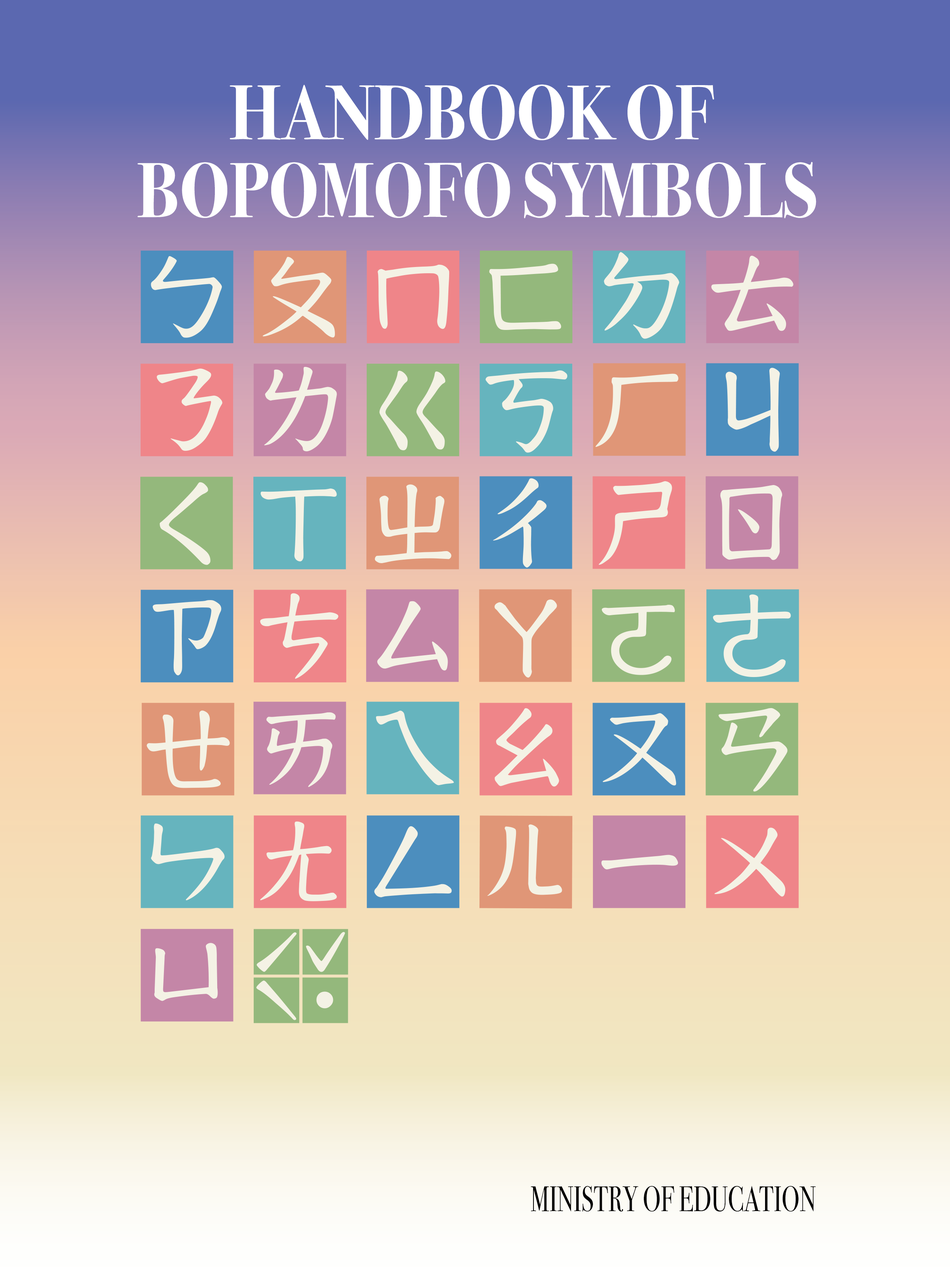
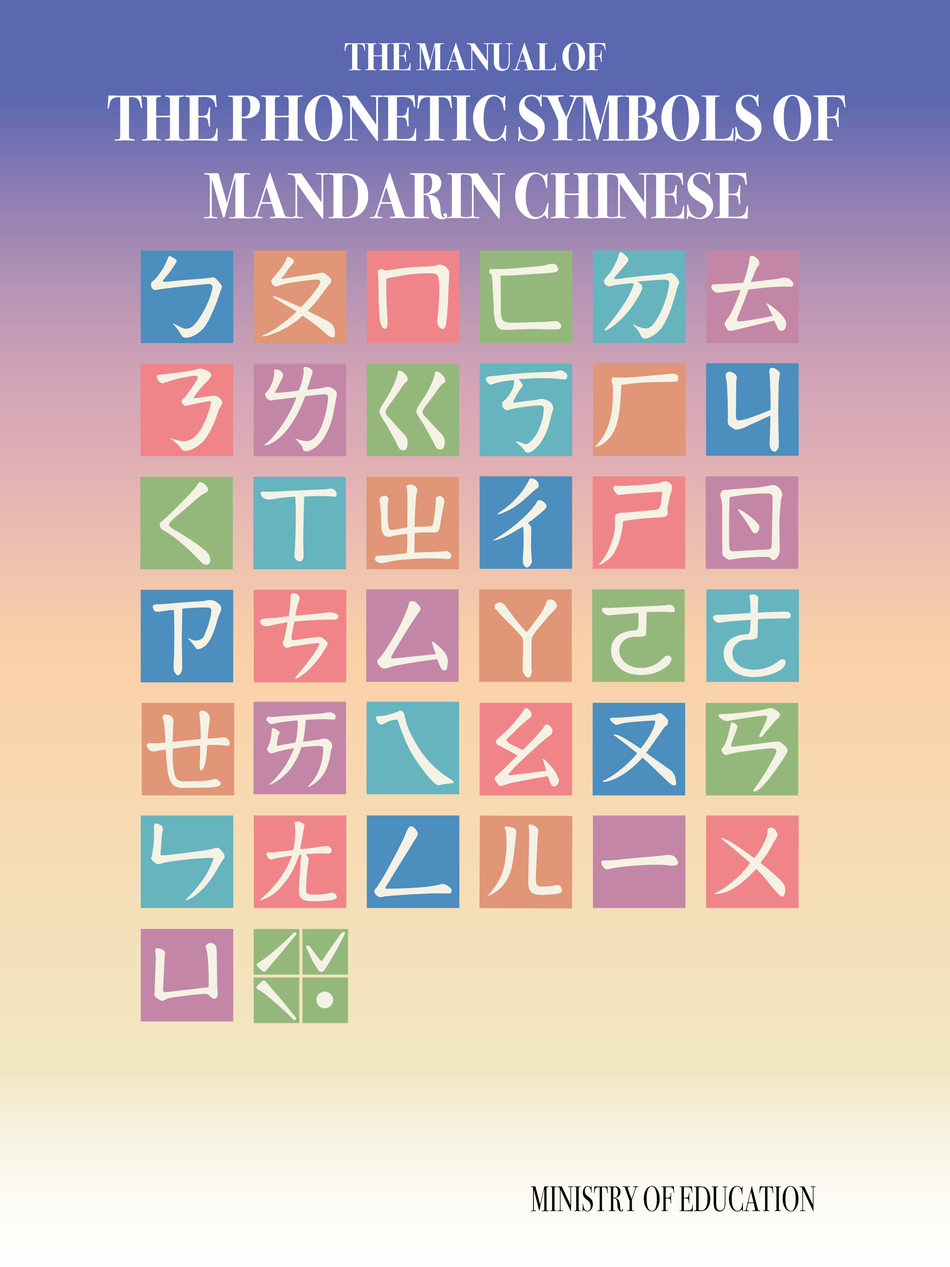
The second 950×1267 image is a revision of the first. Changes to its layers:
added layer "The Manual of" above "the Phonetic Symbols of Mandarin Chinese" over <box>344,42,606,72</box>
renamed "Handbook of Bopomofo Symbols" to "the Phonetic Symbols of Mandarin Chinese", painted on it over <box>107,84,846,220</box>
